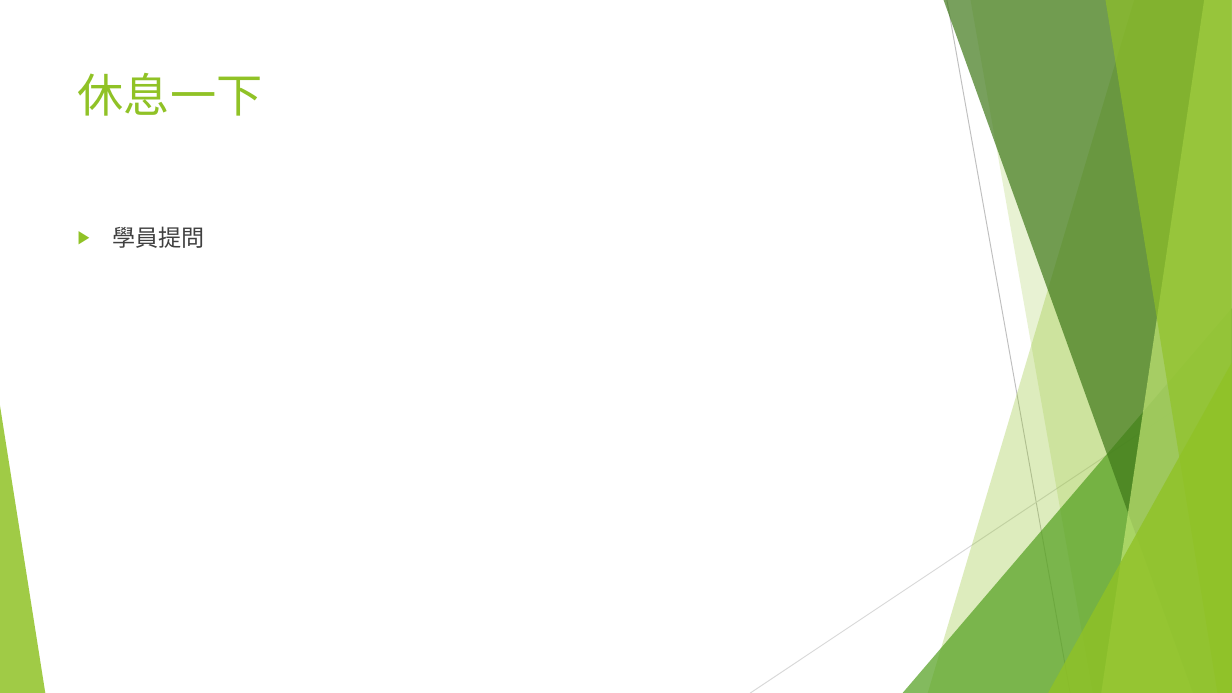
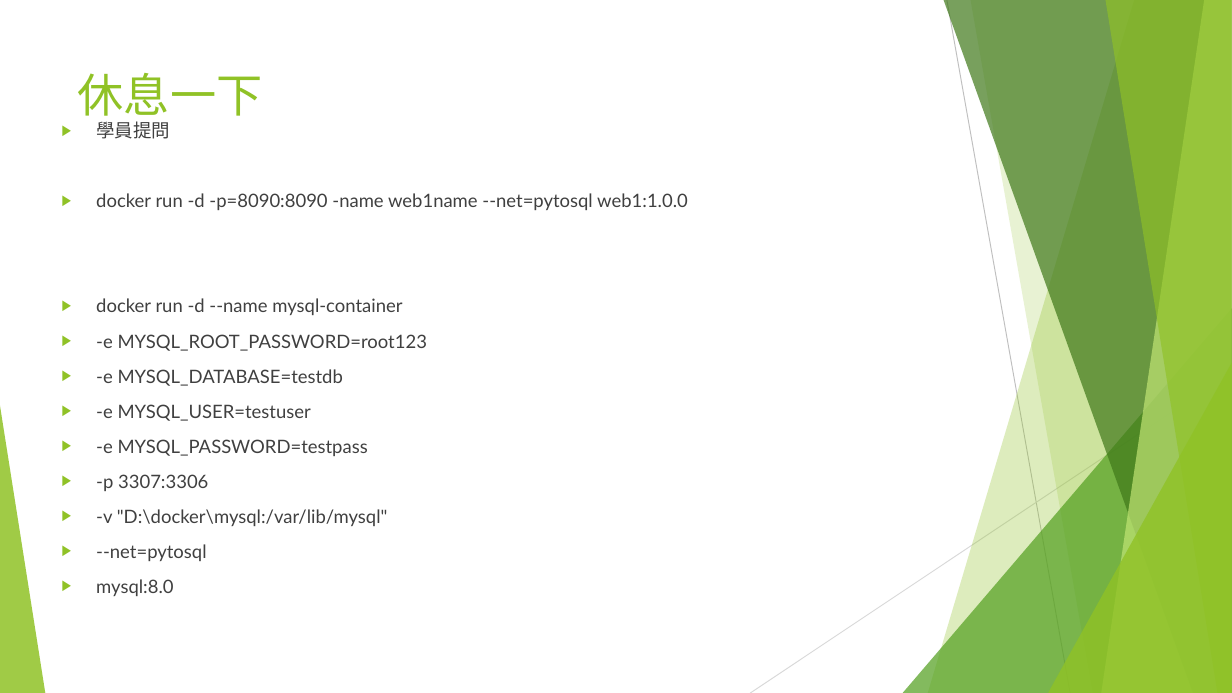
Before and after one commit to coolyuoo/Docker.Class3, a slide deck: slide 30 of 單元3.Dockerfile 解析.pptx. Drawn at 1232x693 pixels with LibreOffice and Linux fonts; fonts in the diff are those of the drawing. Boxes give left, top, right and bottom in pixels: in the first picture for what was removed or moved away, otherwise in the second. Text is boxed around its words. In the diff, an @@ line names an element or a change of style, - is before the commit and + after.

Commit message:
666

```diff
--- a/單元3.Dockerfile 解析.pptx
+++ b/單元3.Dockerfile 解析.pptx
@@ text "學員提問": place and size @@
-text "學員提問" at <box>112,226,204,248</box>
+text "學員提問" at <box>96,121,688,596</box>
@@ text at <box>96,121,170,139</box>: size 18 to 14.4 pt in "學員提問" @@
@@ text at <box>96,193,688,596</box>: paragraphs added @@
+▶ docker run -d -p=8090:8090 -name web1name --net=pytosql web1:1.0.0
+▶ docker run -d --name mysql-container
+▶ -e MYSQL_ROOT_PASSWORD=root123
+▶ -e MYSQL_DATABASE=testdb
+▶ -e MYSQL_USER=testuser
+▶ -e MYSQL_PASSWORD=testpass
+▶ -p 3307:3306
+▶ -v "D:\docker\mysql:/var/lib/mysql"
+▶ --net=pytosql
+▶ mysql:8.0
```
